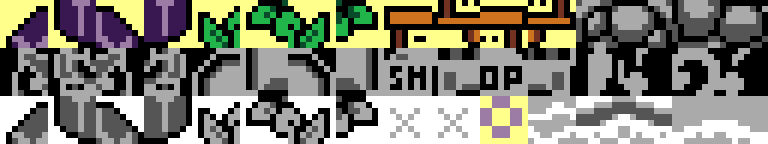
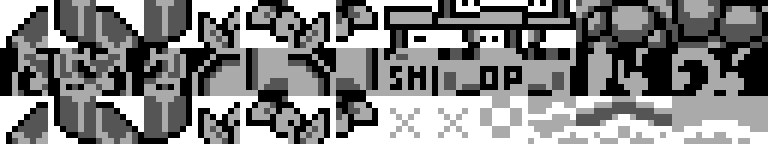
Comparing the layer stacks of the two 768 x 144 images. Changes:
moved "rock" into group "colour" over [0, 0, 192, 48]
moved "signpost" into group "colour" over [384, 0, 576, 48]
moved "bush" into group "colour" over [192, 0, 384, 48]
moved "flower" into group "colour" over [480, 96, 528, 144]
moved "Background copy" into group "colour" over [0, 0, 576, 144]
showed "Background" over [0, 0, 576, 144]
